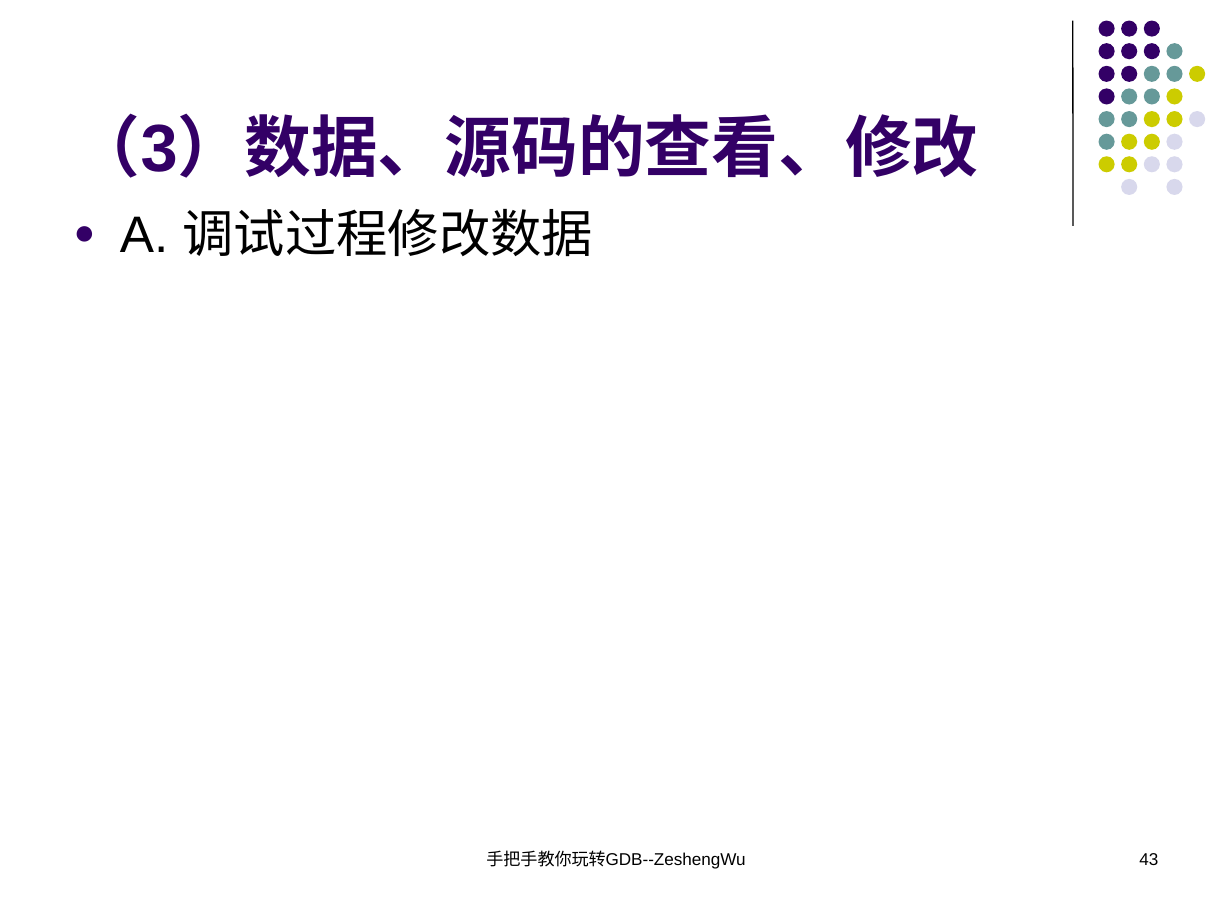
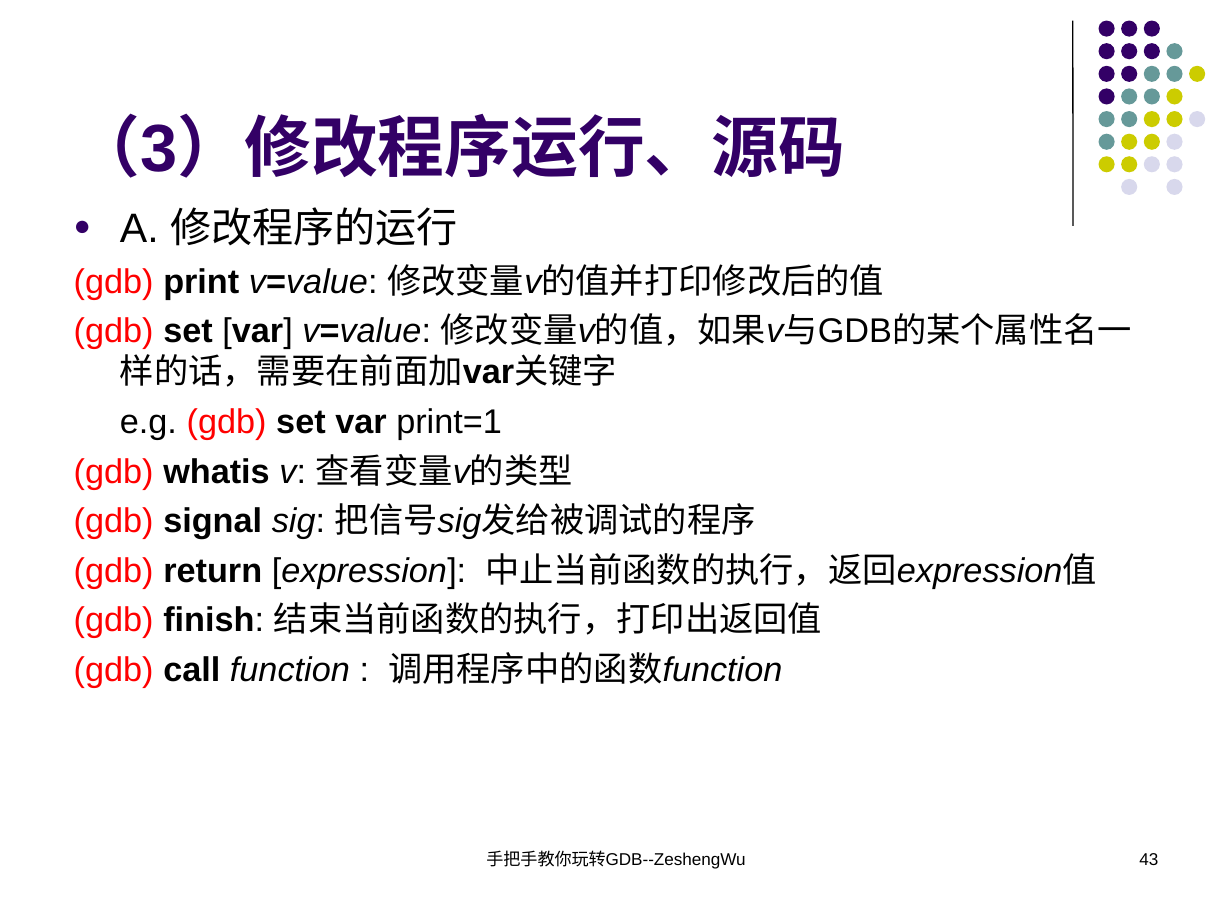
Before and after one commit to KublaikhanGeek/reactor, a slide deck: slide 43 of docs/手把手教你玩转GDB/手把手教你玩转GDB.ppt. Drawn at 1232x924 pixels with LibreOffice and Linux fonts; fonts in the diff are those of the drawing. Boxes give left, top, right and bottom in pixels: in the first picture for what was removed or moved away, otherwise in the second. Text is boxed around its words. In the diff, an @@ line names an element or a change of style, - is before the commit and + after.

```diff
--- a/docs/手把手教你玩转GDB/手把手教你玩转GDB.ppt
+++ b/docs/手把手教你玩转GDB/手把手教你玩转GDB.ppt
@@ title at <box>74,113,845,178</box>: text changed @@
-（3）数据、源码的查看、修改
+（3）修改程序运行、源码
@@ text at <box>74,207,1132,688</box>: text changed; size 30 to 20 pt @@
-● A. 调试过程修改数据
+● A. 修改程序的运行
+(gdb) print v=value: 修改变量v的值并打印修改后的值
+(gdb) set [var] v=value: 修改变量v的值，如果v与GDB的某个属性名一样的话，需要在前面加var关键字
+e.g. (gdb) set var print=1
+(gdb) whatis v: 查看变量v的类型
+(gdb) signal sig: 把信号sig发给被调试的程序
+(gdb) return [expression]: 中止当前函数的执行，返回expression值
+(gdb) finish: 结束当前函数的执行，打印出返回值
+(gdb) call function : 调用程序中的函数function
```
Also in this commit, not shown: 3 other slides changed.
